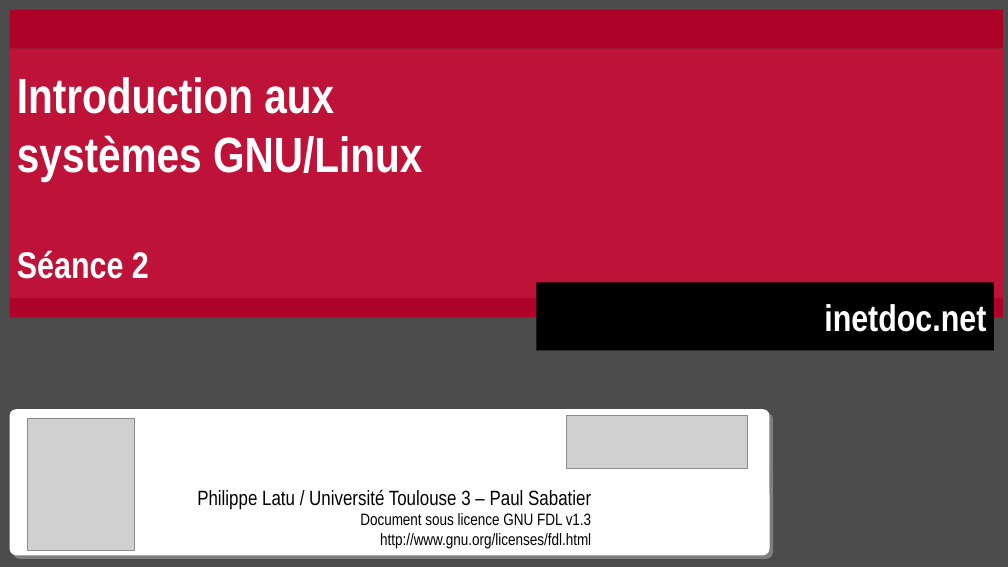
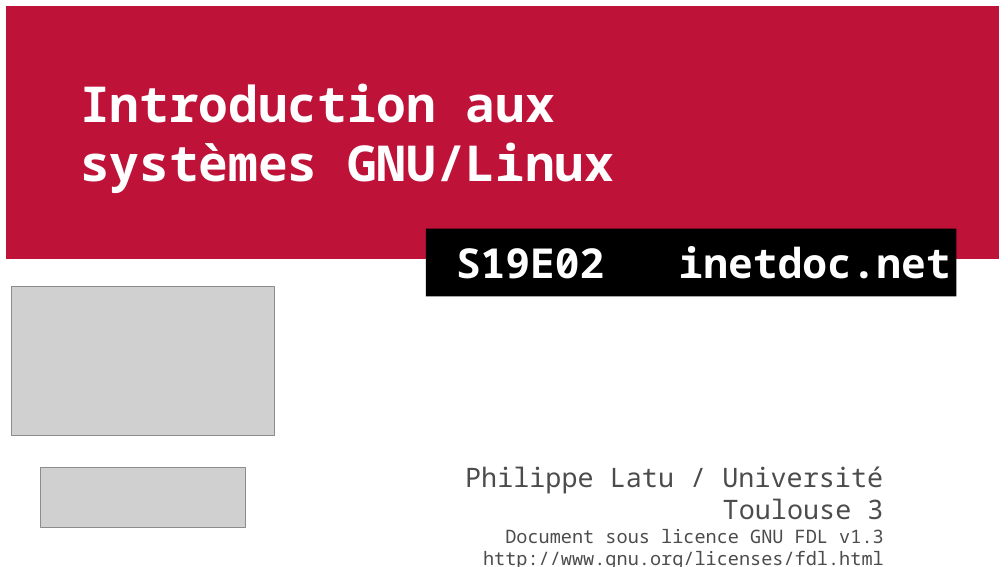
Before and after one commit to platu/inetdoc, a slide deck: slide 1 of presentations/sysadm-base-2/sysadm-base-2.odp. Drawn at 1008x567 pixels with LibreOffice and Linux fonts; fonts in the diff are those of the drawing; grey boxes stand for pictures. Boxes give left, top, right and bottom in pixels: in the first picture for what was removed or moved away, otherwise in the second. Text is boxed around its words. In the diff, an @@ line names an element or a change of style, - is before the commit and + after.

Commit message:
Version intermédiaire séance 2 intro GNU/Linux

```diff
--- a/presentations/sysadm-base-2/sysadm-base-2.odp
+++ b/presentations/sysadm-base-2/sysadm-base-2.odp
@@ background #4C4C4C to #FFFFFF @@
@@ rectangle "Introduction aux": place and size @@
-rectangle "Introduction aux" at (10, 48, 1004, 301)
+rectangle "Introduction aux" at (6, 6, 1000, 259)
@@ rectangle "Introduction aux" at (6, 6, 1000, 259): font Arial Narrow to Noto Sans Mono @@
@@ rectangle removed at (10, 10, 1004, 48) @@
@@ rectangle "S19E02 inetdoc.net": place and size @@
-rectangle "S19E02 inetdoc.net" at (537, 282, 995, 350)
+rectangle "S19E02 inetdoc.net" at (426, 229, 957, 296)
@@ text in rectangle at (17, 250, 149, 279): paragraph removed @@
-Séance 2
@@ text in rectangle at (456, 246, 951, 279): text changed; size 36 to 40 pt; font Arial Narrow to Noto Sans Mono @@
-inetdoc.net
+S19E02 inetdoc.net
@@ rectangle removed at (10, 298, 1004, 318) @@
@@ picture: place and size @@
-picture at (567, 415, 748, 468)
+picture at (12, 287, 275, 435)
@@ picture: place and size @@
-picture at (27, 418, 134, 551)
+picture at (41, 468, 246, 527)
@@ text "Philippe Latu / Université Toulouse ...": place and size @@
-text "Philippe Latu / Université Toulouse ..." at (10, 409, 770, 555)
+text "Philippe Latu / Université Toulouse ..." at (465, 466, 884, 567)
@@ text "Philippe Latu / Université Toulouse ..." at (465, 466, 884, 567): vertical alignment bottom to top; fill #FFFFFF to none; shadow off @@
@@ text at (465, 466, 883, 520): text changed; size 20 to 26 pt; font Arial Narrow to Noto Sans Mono; text colour #000000 to #4C4C4C @@
-Philippe Latu / Université Toulouse 3 – Paul Sabatier
+Philippe Latu / Université Toulouse 3
@@ text at (483, 529, 884, 567): size 16 to 18 pt, font Arial Narrow to Noto Sans Mono, text colour #000000 to #4C4C4C in "Document sous licence GNU FDL v1.3", "http://www.gnu.org/licenses/fdl.html"; indent changed @@
```
Also in this commit, not shown: 9 other slides changed, 15 slides added, 19 slides removed.
